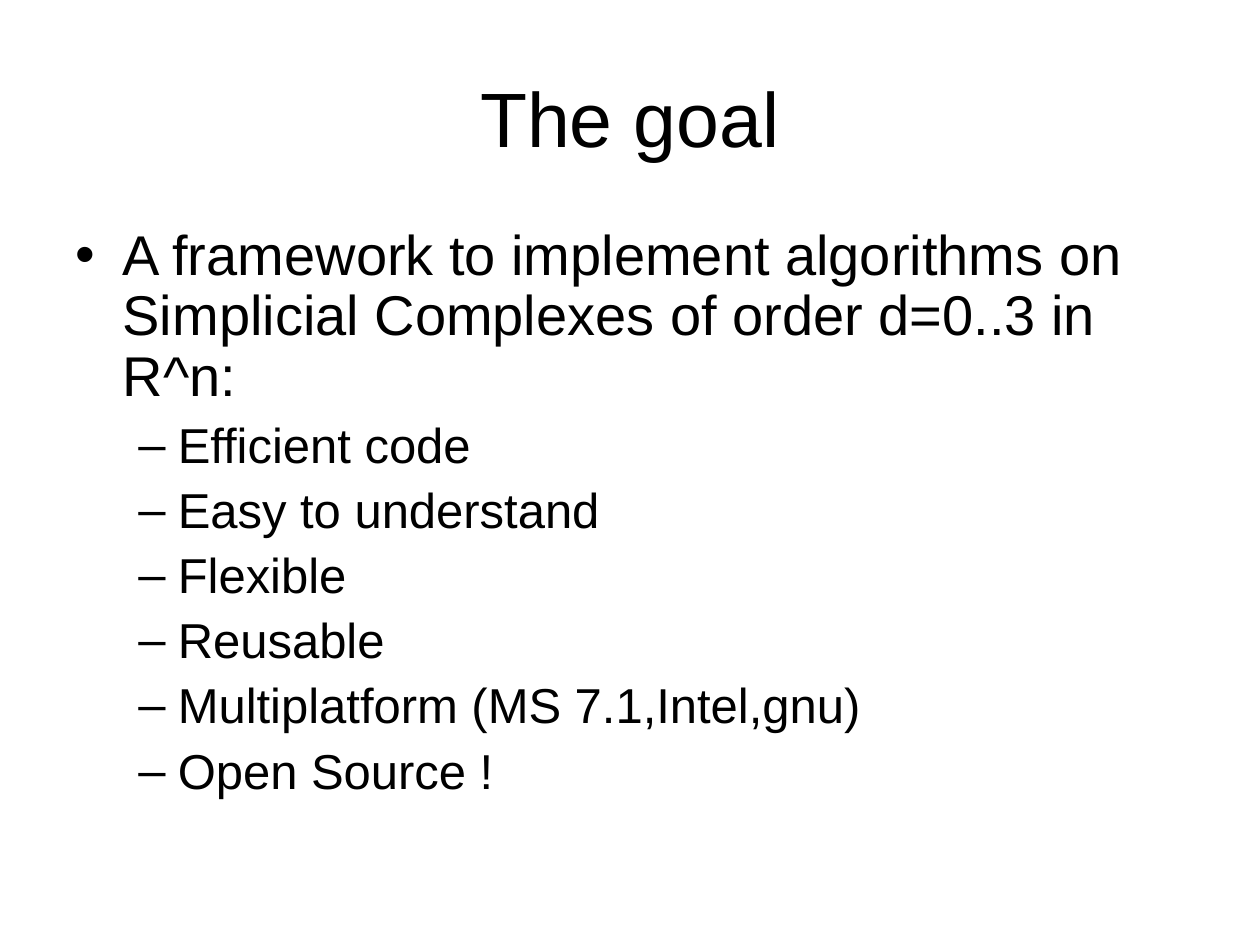
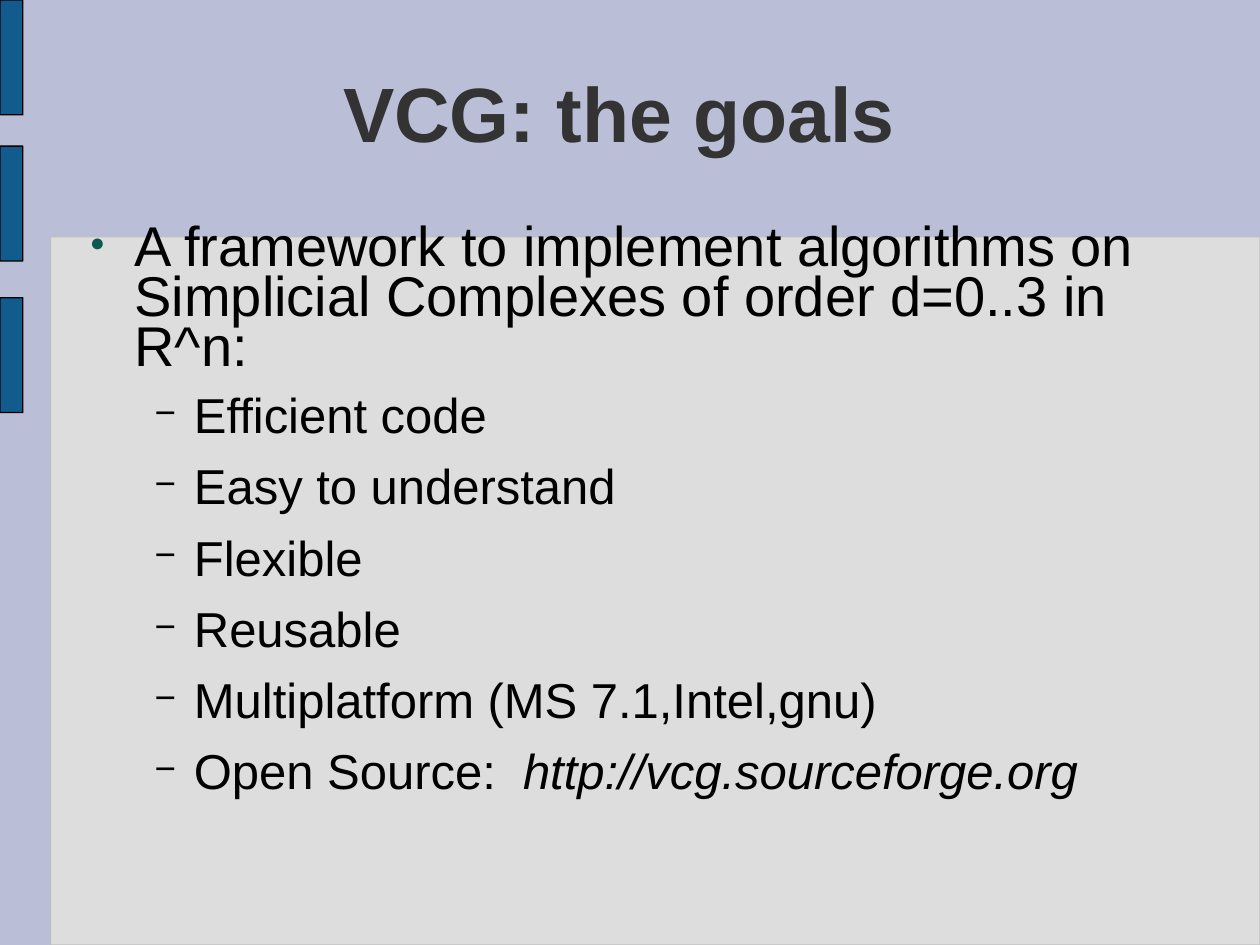
Before and after one commit to prototypable/vcglib, a slide deck: slide 2 of docs/introduction to vcg.ppt. Drawn at 1260x945 pixels with LibreOffice and Linux fonts; fonts in the diff are those of the drawing. Boxes give left, top, right and bottom in pixels: in the first picture for what was removed or moved away, otherwise in the second. Text is boxed around its words. In the diff, an @@ line names an element or a change of style, - is before the commit and + after.

```diff
--- a/docs/introduction to vcg.ppt
+++ b/docs/introduction to vcg.ppt
@@ background #FFFFFF to #BABED6 @@
@@ freeform shape added at (0, 0, 23, 115), fill #125C8D, outline #000000 0.74 pt @@
@@ title at (343, 86, 894, 157): text changed; text colour #000000 to #333333; bold on @@
-The goal
+VCG: the goals
@@ freeform shape added at (0, 146, 23, 261), fill #125C8D, outline #000000 0.74 pt @@
@@ rounded rectangle added at (50, 237, 1260, 945), fill #DDDDDD, outline #C0C0C0 0.74 pt @@
@@ text at (134, 225, 1133, 728): bullet • to ●; line spacing 0.9 to 0.74; more space between paragraphs; bullet colour #000000 to #0E594D; bullet – to − @@
@@ freeform shape added at (0, 297, 23, 412), fill #125C8D, outline #000000 0.74 pt @@
@@ text at (194, 753, 1078, 799): text changed; italic on @@
-  – Open Source !
+  − Open Source: http://vcg.sourceforge.org
```
Also in this commit, not shown: 12 other slides changed, 15 slides added, 18 slides removed.
